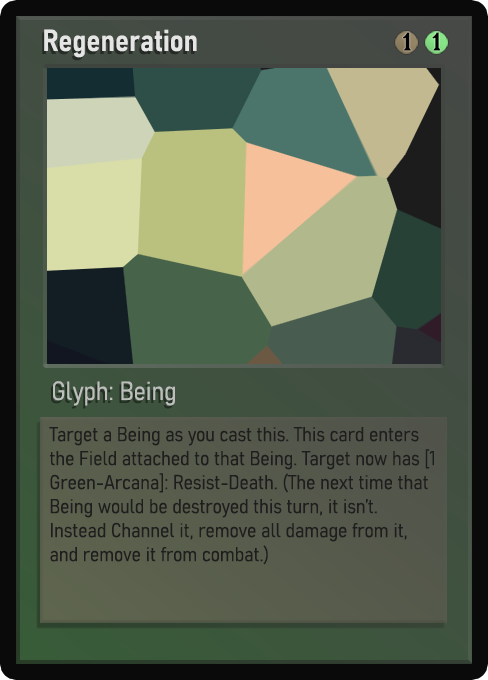
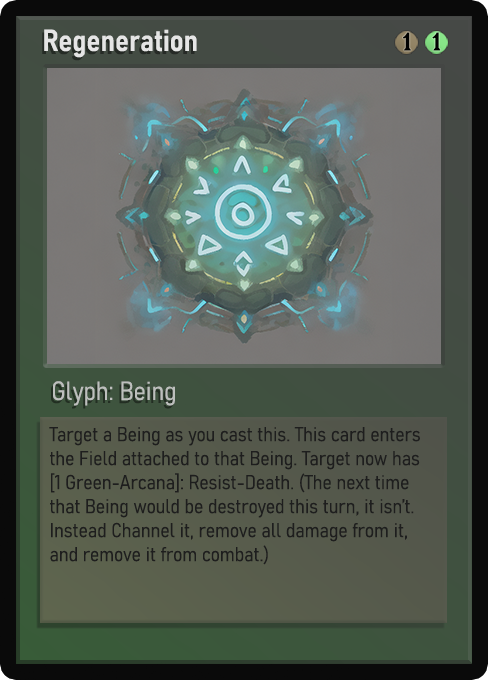
Before/after of a 488 x 680 layered artwork. What changed in the layer stack:
painted on "Name" over (51, 33, 183, 57)
painted on "Class" over (53, 381, 175, 406)
painted on "Desc_small" over (50, 427, 434, 562)
painted on "Artwork" over (47, 68, 441, 364)
